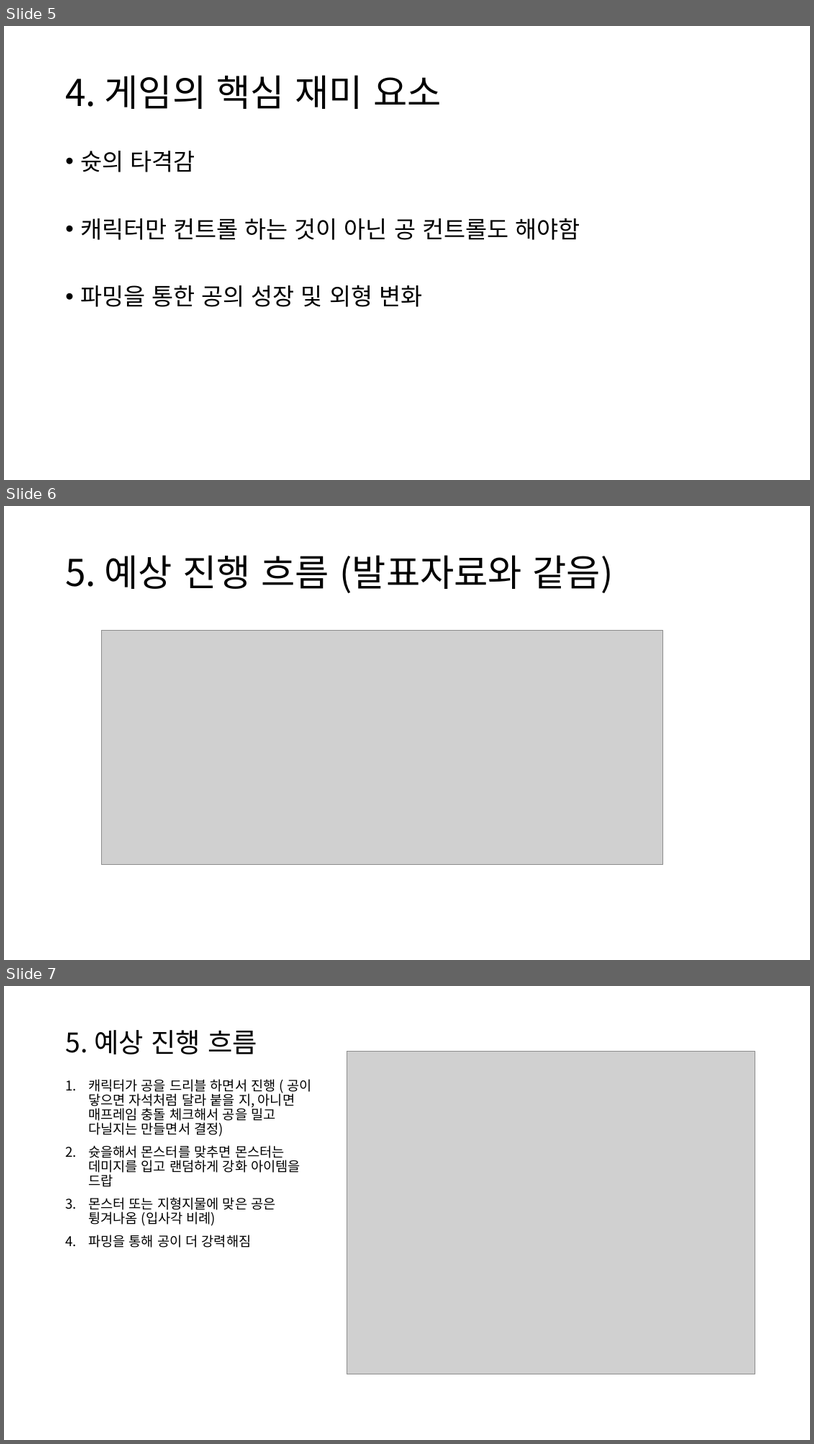
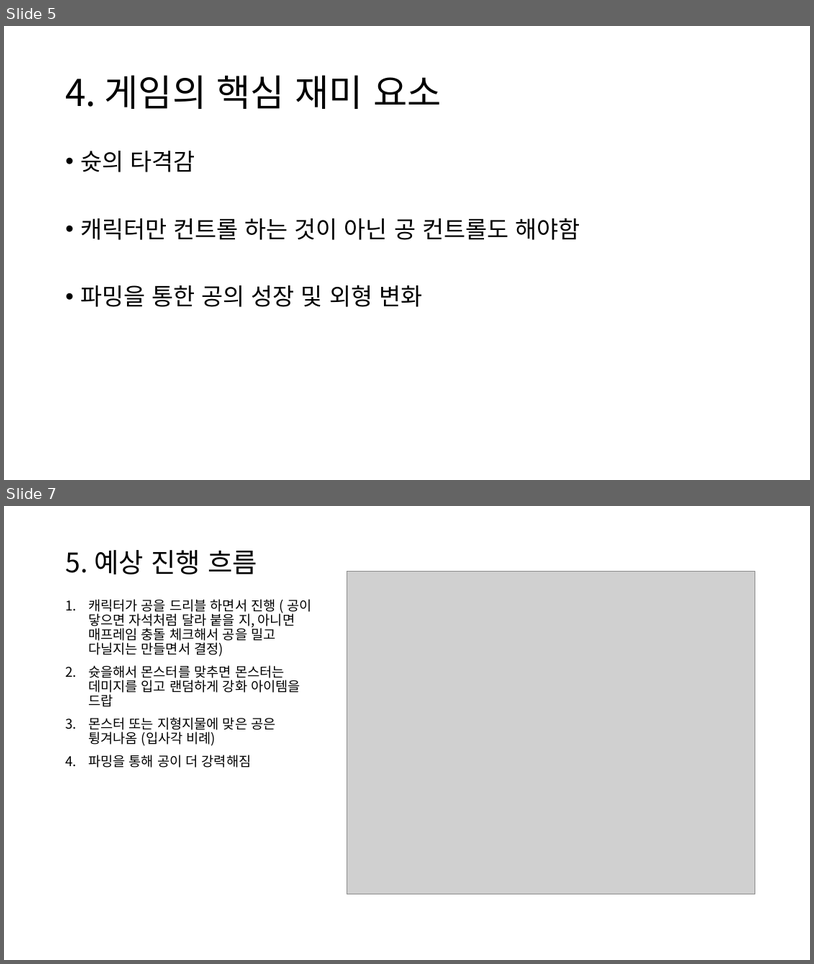
Before and after one commit to hypernagox/2DGP_TermProject, a slide deck: 2DGP_기획서_2022180041_최재혁.pptx. Shown one above the other, each under a label of ours: slides 5, 6 and 7 before the commit, slides 5 and 7 after it; the slides between them are not shown. The pictures are 814x1444 and 814x964 pixels, drawn with LibreOffice and Linux fonts; fonts in the diff are those of the drawing; grey boxes stand for pictures. Boxes give left, top, right and bottom in pixels: in the first picture for what was removed or moved away, otherwise in the second. Text is boxed around its words. In the diff, an @@ line names an element or a change of style, - is before the commit and + after.

```diff
--- a/2DGP_기획서_2022180041_최재혁.pptx
+++ b/2DGP_기획서_2022180041_최재혁.pptx
@@ slide 6 removed at (4,506,810,960), background #FFFFFF @@
@@ title removed at (65,555,613,593) @@
-5. 예상 진행 흐름 (발표자료와 같음)
@@ picture removed at (101,630,664,864) @@
```
Also in this commit, not shown: 1 slide added.
